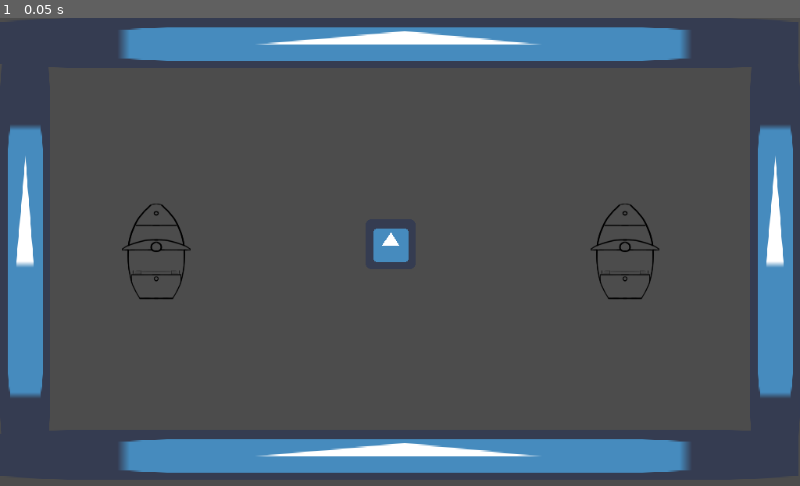
Above: before the commit, frame 1.
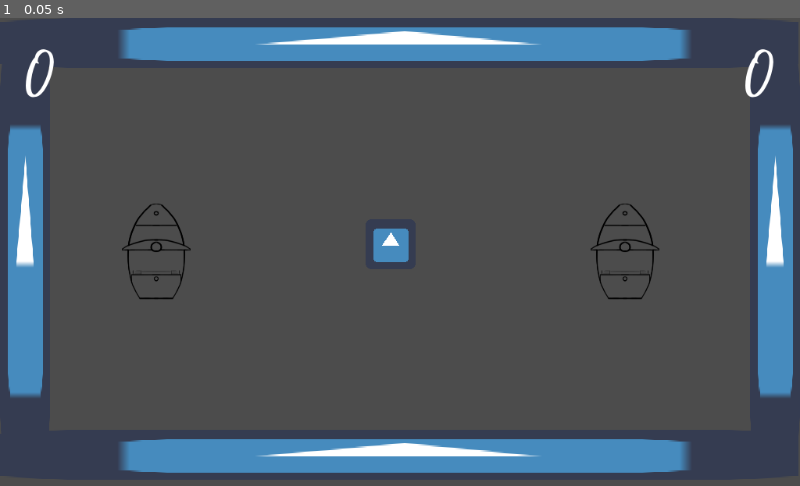
Above: after the commit, the same moment.

Repository: jservant/HighSails
Game: Godot game, scene res://Scenes/Main.tscn
Same seed, same stepped clock (60 frames per second), same inputs: the game is played once before the commit and once after it. The engine's default icon, where the game draws it, is replaced by a stand-in: a white triangle on a blue panel in a dark square.
Inputs:
- Up to frame 1 (0.05 s): no input

The runs differ from the first frame. In frame 1, 0.3% of the frame differs, in the area x 3-97%, y 6-18%.

Commit message:
Added UI & a restart button

Diff:
--- /dev/null
+++ b/Scenes/HUD.tscn
@@ -0,0 +1,57 @@
+[gd_scene load_steps=3 format=2]
+
+[ext_resource path="res://Cuningham Singleton.ttf" type="DynamicFontData" id=1]
+
+[sub_resource type="DynamicFont" id=1]
+size = 86
+font_data = ExtResource( 1 )
+
+[node name="HUD" type="CanvasLayer"]
+
+[node name="P1Score" type="Label" parent="."]
+margin_right = 103.0
+margin_bottom = 133.0
+custom_fonts/font = SubResource( 1 )
+text = "0"
+align = 1
+
+[node name="P2Score" type="Label" parent="."]
+anchor_left = 1.0
+anchor_right = 1.0
+margin_left = -103.0
+margin_bottom = 133.0
+custom_fonts/font = SubResource( 1 )
+text = "0"
+align = 1
+
+[node name="P3Score" type="Label" parent="."]
+anchor_top = 1.0
+anchor_bottom = 1.0
+margin_top = -133.0
+margin_right = 103.0
+custom_fonts/font = SubResource( 1 )
+text = "0"
+align = 1
+
+[node name="P4Score" type="Label" parent="."]
+anchor_left = 1.0
+anchor_top = 1.0
+anchor_right = 1.0
+anchor_bottom = 1.0
+margin_left = -103.0
+margin_top = -133.0
+custom_fonts/font = SubResource( 1 )
+text = "0"
+align = 1
+
+[node name="YouWin" type="Label" parent="."]
+anchor_left = 0.5
+anchor_top = 0.5
+anchor_right = 0.5
+anchor_bottom = 0.5
+margin_left = -500.0
+margin_top = -100.0
+margin_right = 500.0
+margin_bottom = 100.0
+custom_fonts/font = SubResource( 1 )
+align = 1
--- a/Scenes/Main.tscn
+++ b/Scenes/Main.tscn
@@ -1,9 +1,10 @@
-[gd_scene load_steps=5 format=2]
+[gd_scene load_steps=6 format=2]
 
 [ext_resource path="res://Scenes/Player.tscn" type="PackedScene" id=1]
 [ext_resource path="res://Scripts/Main.gd" type="Script" id=2]
 [ext_resource path="res://Scripts/ShotManager.gd" type="Script" id=3]
 [ext_resource path="res://Scripts/Wall.tscn" type="PackedScene" id=4]
+[ext_resource path="res://Scenes/HUD.tscn" type="PackedScene" id=5]
 
 [node name="Main" type="Node2D"]
 script = ExtResource( 2 )
@@ -36,3 +37,5 @@
 
 [node name="Wall5" parent="." instance=ExtResource( 4 )]
 position = Vector2( 500, 290 )
+
+[node name="HUD" parent="." instance=ExtResource( 5 )]
--- a/Scripts/Main.gd
+++ b/Scripts/Main.gd
@@ -2,17 +2,37 @@
 
 onready var shot_manager = $ShotManager
 onready var players = get_tree().get_nodes_in_group("Players")
+onready var p1ScoreUI = get_node("HUD/P1Score")
+onready var p2ScoreUI = get_node("HUD/P2Score")
+onready var p3ScoreUI = get_node("HUD/P3Score")
+onready var p4ScoreUI = get_node("HUD/P4Score")
+onready var youWinUI = get_node("HUD/YouWin")
+var isGameOver = false
 
 func _ready() -> void:
 	for player in players:
 		player.connect("playerFiredShot", shot_manager, "handleShotSpawned")
 		player.connect("gameOver", self, "whoWon")
+		match (player.player_index):
+			0: player.scoreUI = p1ScoreUI
+			1: player.scoreUI = p2ScoreUI
+			2: player.scoreUI = p3ScoreUI
+			3: player.scoreUI = p4ScoreUI
+	if (players.size() < 4):
+		if(players.size() < 3):
+			p3ScoreUI.text = ""
+		p4ScoreUI.text = ""
 
 func _process(delta):
 	if Input.is_action_just_pressed("ui_esc"):
 		get_tree().quit()
+	if isGameOver == true:
+		if Input.is_action_just_pressed("restart"):
+			get_tree().reload_current_scene()
 
 func whoWon(playerWhoWon: int):
 	for player in players:
 		player.queue_free()
+	youWinUI.text = str("Player ", playerWhoWon+1 ," wins!\nPress Start to play again")
 	print("Player ", playerWhoWon+1, " wins!")
+	isGameOver = true
--- a/Scripts/Player.gd
+++ b/Scripts/Player.gd
@@ -19,6 +19,7 @@
 onready var rightShotDirection = $RightCannonDirection
 onready var leftCannon = $LeftCannon
 onready var leftShotDirection = $LeftCannonDirection
+onready var scoreUI
 
 const acc = 1
 var local_velocity = Vector2()
@@ -99,6 +100,7 @@
 	for player in players:
 		if player.player_index == playerThatShot:
 			player.score += 1
+			player.scoreUI.text = str(player.score)
 			print("Player ", player_index+1, " was killed by Player ", playerThatShot+1, ". Player ", playerThatShot+1, "'s score: ", player.score)
 			if player.score == 10:
 				emit_signal("gameOver", player.player_index)
--- a/project.godot
+++ b/project.godot
@@ -127,6 +127,12 @@
 "events": [ Object(InputEventKey,"resource_local_to_scene":false,"resource_name":"","device":0,"alt":false,"shift":false,"control":false,"meta":false,"command":false,"pressed":false,"scancode":0,"physical_scancode":16777217,"unicode":0,"echo":false,"script":null)
  ]
 }
+restart={
+"deadzone": 0.5,
+"events": [ Object(InputEventKey,"resource_local_to_scene":false,"resource_name":"","device":0,"alt":false,"shift":false,"control":false,"meta":false,"command":false,"pressed":false,"scancode":0,"physical_scancode":82,"unicode":0,"echo":false,"script":null)
+, Object(InputEventJoypadButton,"resource_local_to_scene":false,"resource_name":"","device":-1,"button_index":11,"pressure":0.0,"pressed":false,"script":null)
+ ]
+}
 
 [physics]
 
Binary file added: Cuningham Singleton.ttf
